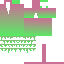
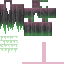
Layered file, before and after one edit (64px x 64px). Changes by layer:
added layer "Tinting" above "Details" over [0, 0, 64, 64]
added layer "Details" above "Paint Layer 2(pasted)" over [0, 0, 64, 64]
hid "Paint Layer 2(pasted)", opacity 100% → 50% over [0, 0, 64, 64]
"Paint Layer 1" (1st of 2): opacity 100% → 50%, painted on it over [0, 0, 64, 64]
